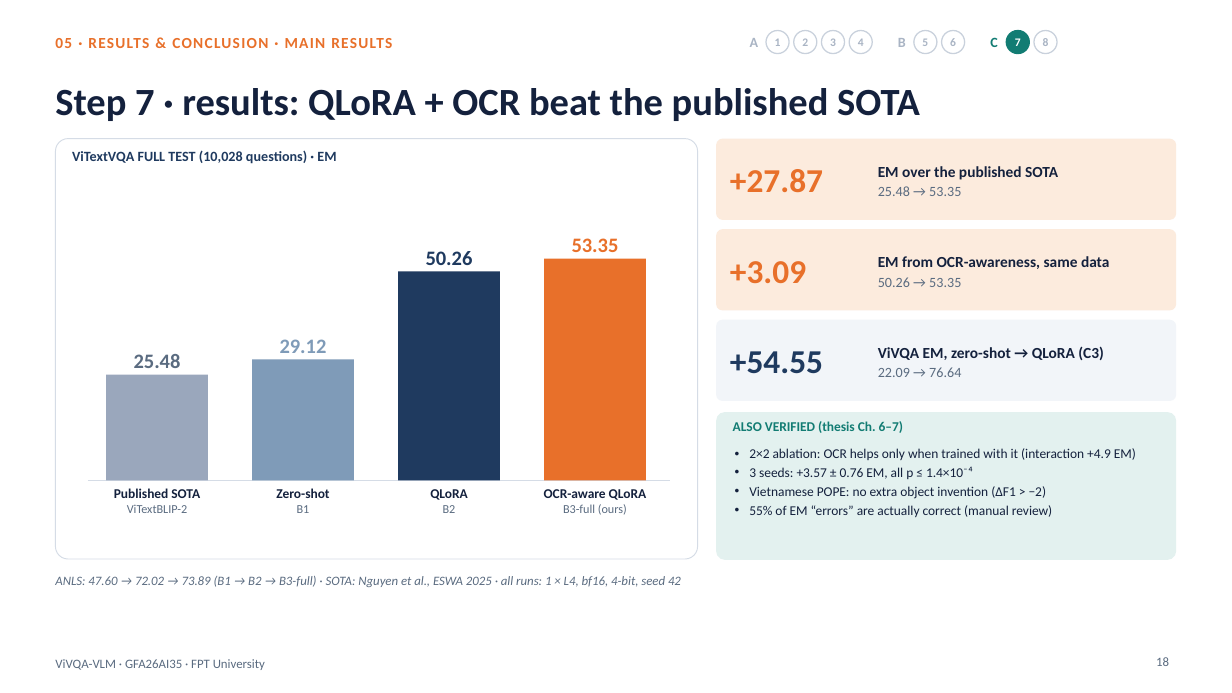
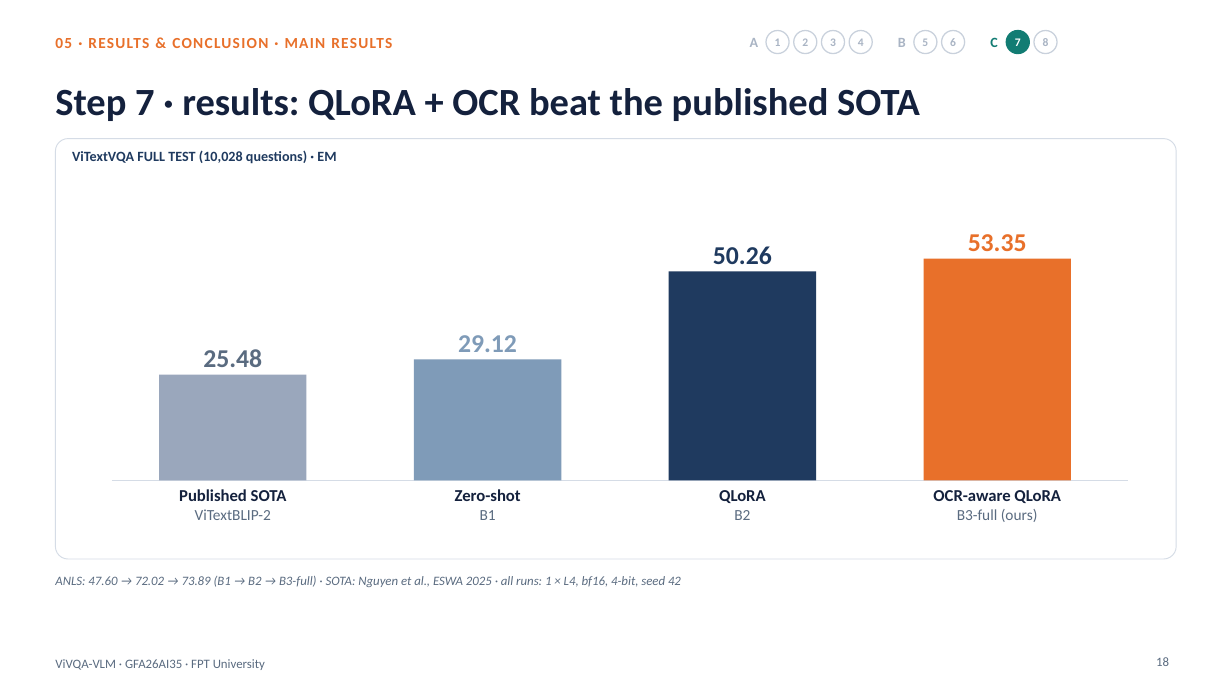
Before and after one commit to PLHGNAOH/ViVQA-VLM, a slide deck: slide 18 of docs/04_slides/KLTN_TA_Short.pptx. Drawn at 1232x693 pixels with LibreOffice and Linux fonts; fonts in the diff are those of the drawing; background and template pictures are left out. Boxes give left, top, right and bottom in pixels: in the first picture for what was removed or moved away, otherwise in the second. Text is boxed around its words. In the diff, an @@ line names an element or a change of style, - is before the commit and + after.

```diff
--- a/docs/04_slides/KLTN_TA_Short.pptx
+++ b/docs/04_slides/KLTN_TA_Short.pptx
@@ rounded rectangle: place and size @@
-rounded rectangle at [55, 139, 698, 559]
+rounded rectangle at [55, 139, 1177, 559]
@@ rounded rectangle removed at [716, 139, 1177, 220] @@
@@ text removed at [730, 169, 823, 192] @@
-+27.87
@@ text removed at [878, 166, 1058, 196] @@
-EM over the published SOTA
-25.48 → 53.35
@@ text "50.26": place and size @@
-text "50.26" at [426, 251, 473, 265]
+text "50.26" at [713, 246, 772, 264]
@@ rounded rectangle removed at [716, 229, 1177, 311] @@
@@ size 16 to 20 pt in 4 elements at [203, 349, 262, 367], [458, 335, 517, 352], [713, 246, 772, 264], [968, 234, 1027, 251] @@
@@ text "53.35": place and size @@
-text "53.35" at [572, 238, 619, 252]
+text "53.35" at [968, 234, 1027, 251]
@@ text removed at [730, 261, 806, 283] @@
-+3.09
@@ text removed at [878, 256, 1109, 287] @@
-EM from OCR-awareness, same data
-50.26 → 53.35
@@ rectangle: place and size @@
-rectangle at [544, 259, 646, 481]
+rectangle at [924, 259, 1071, 481]
@@ rectangle: place and size @@
-rectangle at [398, 272, 500, 481]
+rectangle at [669, 272, 816, 481]
@@ text "29.12": place and size @@
-text "29.12" at [280, 339, 327, 353]
+text "29.12" at [458, 335, 517, 352]
@@ rounded rectangle removed at [716, 320, 1177, 401] @@
@@ text "25.48": place and size @@
-text "25.48" at [134, 354, 181, 368]
+text "25.48" at [203, 349, 262, 367]
@@ text removed at [730, 351, 823, 374] @@
-+54.55
@@ text removed at [878, 346, 1103, 377] @@
-ViVQA EM, zero-shot → QLoRA (C3)
-22.09 → 76.64
@@ rectangle: place and size @@
-rectangle at [106, 374, 208, 481]
+rectangle at [159, 374, 306, 481]
@@ rectangle: place and size @@
-rectangle at [252, 360, 354, 481]
+rectangle at [414, 360, 561, 481]
@@ rounded rectangle removed at [716, 412, 1177, 560] @@
@@ text removed at [733, 421, 903, 433] @@
-ALSO VERIFIED (thesis Ch. 6–7)
@@ text removed at [749, 448, 1136, 517] @@
-• 2×2 ablation: OCR helps only when trained with it (interaction +4.9 EM)
-• 3 seeds: +3.57 ± 0.76 EM, all p ≤ 1.4×10⁻⁴
-• Vietnamese POPE: no extra object invention (ΔF1 > −2)
-• 55% of EM “errors” are actually correct (manual review)
@@ line moved from (88, 481) - (670, 481) to (112, 481) - (1128, 481) @@
@@ text "Published SOTA": place and size @@
-text "Published SOTA" at [114, 488, 200, 513]
+text "Published SOTA" at [179, 489, 287, 520]
@@ text "Published SOTA" at [179, 489, 287, 520]: size 10.5 to 13 pt in "Published SOTA"; size 9.5 to 12 pt in "ViTextBLIP-2" @@
@@ text "Zero-shot": place and size @@
-text "Zero-shot" at [276, 488, 329, 513]
+text "Zero-shot" at [455, 489, 521, 520]
@@ text "Zero-shot" at [455, 489, 521, 520]: size 10.5 to 13 pt in "Zero-shot"; size 9.5 to 12 pt in "B1" @@
@@ text "QLoRA": place and size @@
-text "QLoRA" at [430, 489, 467, 513]
+text "QLoRA" at [719, 490, 766, 520]
@@ text "QLoRA" at [719, 490, 766, 520]: size 10.5 to 13 pt in "QLoRA"; size 9.5 to 12 pt in "B2" @@
@@ text "OCR-aware QLoRA": place and size @@
-text "OCR-aware QLoRA" at [544, 489, 647, 515]
+text "OCR-aware QLoRA" at [933, 490, 1061, 522]
@@ text "OCR-aware QLoRA" at [933, 490, 1061, 522]: size 10.5 to 13 pt in "OCR-aware QLoRA"; size 9.5 to 12 pt in "B3-full (ours)" @@
```
Also in this commit, not shown: 2 other slides changed, 1 other file.
